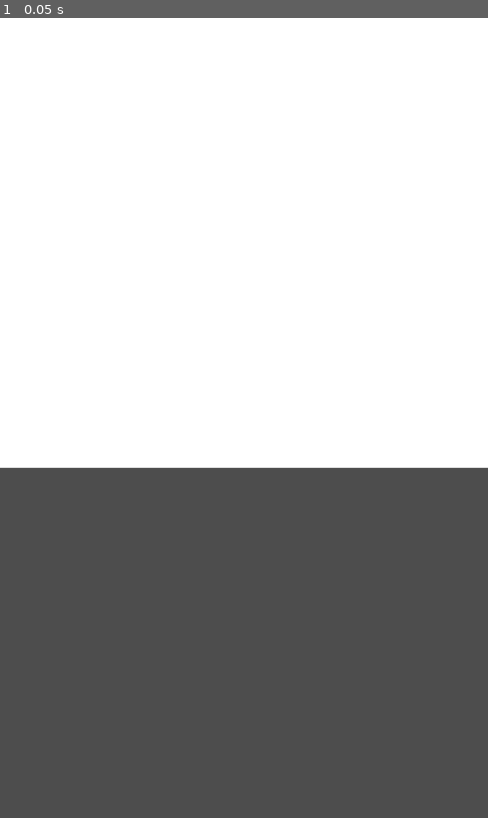
Above: before the commit, frame 1.
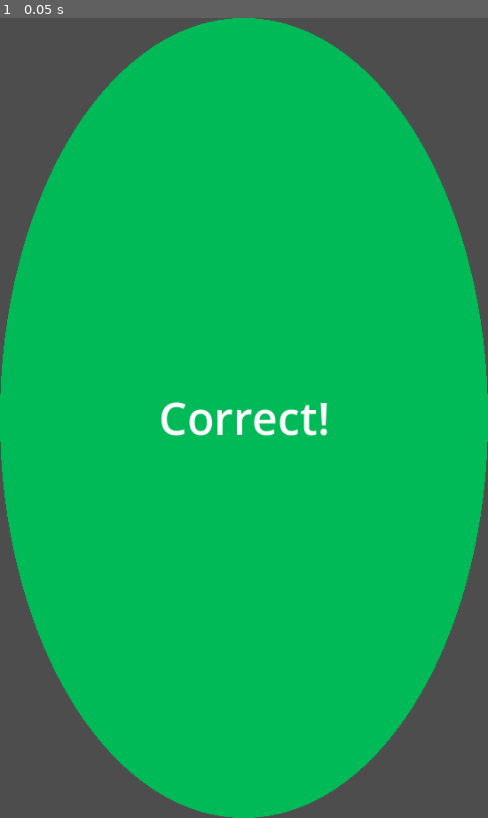
Above: after the commit, the same moment.

Repository: gus0117/godot-true-or-false-game
Game: Godot game, scene res://Scenes/popup_componet.tscn
Two runs of this game, one before a commit and one after it. Both use one fixed random seed, a clock stepped at 60 frames per second and the inputs below. The project has no main scene, so this scene is started directly.
Inputs:
- Up to frame 1 (0.05 s): no input

The runs differ from the first frame. In frame 1, 89% of the frame differs, in the area x 0-100%, y 0-100%.

Commit message:
Add shaders to popup

Diff:
--- a/Scenes/popup_componet.tscn
+++ b/Scenes/popup_componet.tscn
@@ -1,17 +1,38 @@
-[gd_scene format=3 uid="uid://dgs4lt2aivkvq"]
+[gd_scene load_steps=3 format=3 uid="uid://dgs4lt2aivkvq"]
+
+[ext_resource type="Shader" path="res://Shaders/popup_componet.gdshader" id="1_jx36v"]
+
+[sub_resource type="ShaderMaterial" id="ShaderMaterial_h4hda"]
+shader = ExtResource("1_jx36v")
+shader_parameter/amt = 1.0
+shader_parameter/edge_softness = 0.0
+shader_parameter/color = Color(0, 0.72549, 0.341176, 1)
 
 [node name="PopupComponet" type="Control"]
 layout_mode = 3
+anchors_preset = 15
 anchor_right = 1.0
-anchor_bottom = 0.562
-offset_bottom = 0.199982
+anchor_bottom = 1.0
 grow_horizontal = 2
 grow_vertical = 2
 
-[node name="BgColor" type="ColorRect" parent="."]
+[node name="ColorRect" type="ColorRect" parent="."]
+material = SubResource("ShaderMaterial_h4hda")
 layout_mode = 1
 anchors_preset = 15
 anchor_right = 1.0
 anchor_bottom = 1.0
 grow_horizontal = 2
 grow_vertical = 2
+
+[node name="Label" type="Label" parent="."]
+layout_mode = 1
+anchors_preset = 15
+anchor_right = 1.0
+anchor_bottom = 1.0
+grow_horizontal = 2
+grow_vertical = 2
+theme_override_font_sizes/font_size = 50
+text = "Correct!"
+horizontal_alignment = 1
+vertical_alignment = 1
--- /dev/null
+++ b/Shaders/circle_shader.gdshader
@@ -0,0 +1,20 @@
+shader_type canvas_item;
+
+uniform vec4 circle_color : source_color; // Color del círculo
+uniform float circle_radius : hint_range(0.0, 1.0); // Radio del círculo (0 a 1)
+uniform float edge_smoothness : hint_range(0.0, 0.1); // Suavidad del borde del círculo
+uniform vec2 screen_size; // Tamaño de la pantalla
+
+void fragment() {
+    vec2 uv = FRAGCOORD.xy / screen_size; // Coordenadas UV normalizadas
+    vec2 center = vec2(0.5, 0.5); // Centro del círculo en coordenadas UV
+
+    // Calcular la distancia desde el centro
+    float dist = distance(uv, center);
+
+    // Interpolación suave para el borde del círculo
+    float edge = smoothstep(circle_radius, circle_radius - edge_smoothness, dist);
+
+    // Definir el color del fragmento
+    COLOR = mix(circle_color, vec4(0.0, 0.0, 0.0, 0.0), edge);
+}
--- /dev/null
+++ b/Shaders/popup_componet.gdshader
@@ -0,0 +1,17 @@
+shader_type canvas_item;
+
+
+uniform float amt : hint_range(0.0, 1.0);
+uniform float edge_softness : hint_range(0.0, 1.0);
+uniform vec4 color : source_color;
+
+
+void fragment()
+{
+	vec2 uv = FRAGCOORD.xy / SCREEN_PIXEL_SIZE;
+	float radius = amt * 0.5;
+	vec2 center = vec2(0.5, 0.5); // Centro del círculo en coordenadas UV
+	float d = distance(UV, center);
+	float circle = smoothstep(d - edge_softness, d, radius - edge_softness);
+	COLOR = vec4(color.rgb, circle);
+}
